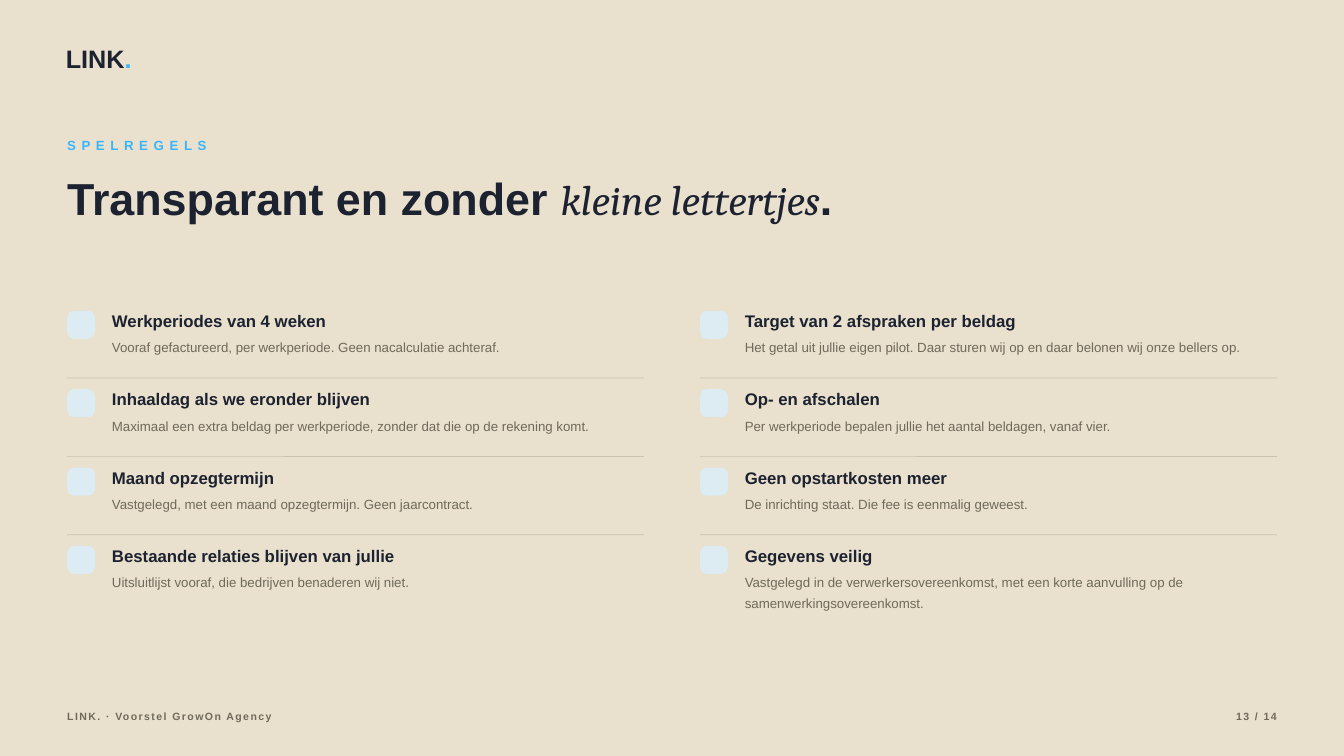
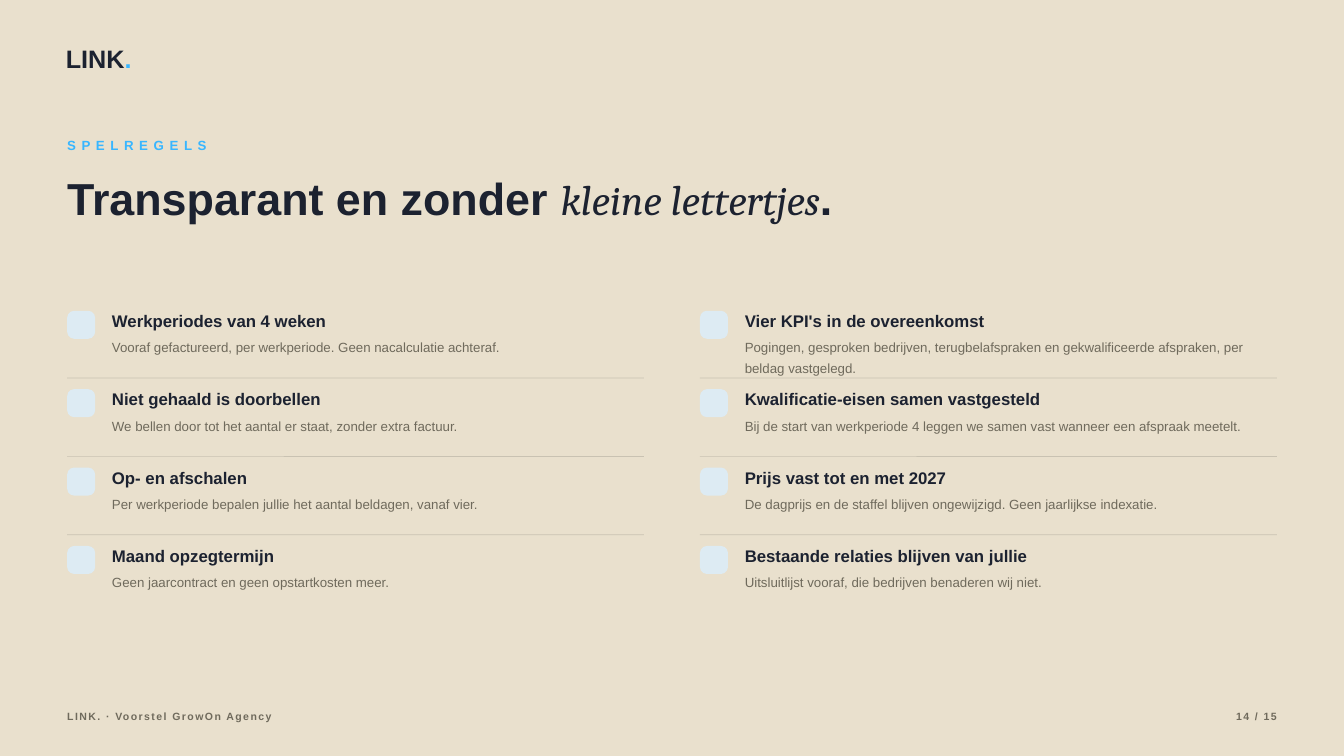
Before and after one commit to hens-lang/Test, a slide deck: slide 14 of output/LINK. voorstel GrowOn Agency.pptx (slide 13 before the commit). Drawn at 1344x756 pixels with LibreOffice and Linux fonts; fonts in the diff are those of the drawing; background and template pictures are left out. Boxes give left, top, right and bottom in pixels: in the first picture for what was removed or moved away, otherwise in the second. Text is boxed around its words. In the diff, an @@ line names an element or a change of style, - is before the commit and + after.

```diff
--- a/output/LINK. voorstel GrowOn Agency.pptx
+++ b/output/LINK. voorstel GrowOn Agency.pptx
@@ text at [745,315,984,327]: text changed @@
-Target van 2 afspraken per beldag
+Vier KPI's in de overeenkomst
@@ text at [745,342,1243,376]: text changed @@
-Het getal uit jullie eigen pilot. Daar sturen wij op en daar belonen wij onze bellers op.
+Pogingen, gesproken bedrijven, terugbelafspraken en gekwalificeerde afspraken, per beldag vastgelegd.
@@ text at [112,393,321,409]: text changed @@
-Inhaaldag als we eronder blijven
+Niet gehaald is doorbellen
@@ text at [745,393,1040,409]: text changed @@
-Op- en afschalen
+Kwalificatie-eisen samen vastgesteld
@@ text at [112,421,457,433]: text changed @@
-Maximaal een extra beldag per werkperiode, zonder dat die op de rekening komt.
+We bellen door tot het aantal er staat, zonder extra factuur.
@@ text at [745,421,1241,434]: text changed @@
-Per werkperiode bepalen jullie het aantal beldagen, vanaf vier.
+Bij de start van werkperiode 4 leggen we samen vast wanneer een afspraak meetelt.
@@ text added at [112,472,247,488], 12 pt, text #1C2230, bold @@
+Op- en afschalen
@@ text at [745,472,946,488]: text changed @@
-Geen opstartkosten meer
+Prijs vast tot en met 2027
@@ text at [112,499,477,512]: text changed @@
-Vastgelegd, met een maand opzegtermijn. Geen jaarcontract.
+Per werkperiode bepalen jullie het aantal beldagen, vanaf vier.
@@ text at [745,499,1158,512]: text changed @@
-De inrichting staat. Die fee is eenmalig geweest.
+De dagprijs en de staffel blijven ongewijzigd. Geen jaarlijkse indexatie.
@@ text "Maand opzegtermijn": place and size @@
-text "Maand opzegtermijn" at [112,472,274,488]
+text "Maand opzegtermijn" at [112,550,274,566]
@@ text removed at [112,550,394,566] @@
-Bestaande relaties blijven van jullie
@@ text at [745,550,1027,566]: text changed @@
-Gegevens veilig
+Bestaande relaties blijven van jullie
@@ text at [112,577,389,590]: text changed @@
-Uitsluitlijst vooraf, die bedrijven benaderen wij niet.
+Geen jaarcontract en geen opstartkosten meer.
@@ text at [745,577,1042,590]: text changed @@
-Vastgelegd in de verwerkersovereenkomst, met een korte aanvulling op de samenwerkingsovereenkomst.
+Uitsluitlijst vooraf, die bedrijven benaderen wij niet.
@@ text at [1236,713,1277,720]: text changed @@
-13 / 14
+14 / 15
```
Also in this commit, not shown: 13 other slides changed, 1 slide added, 20 other files.
